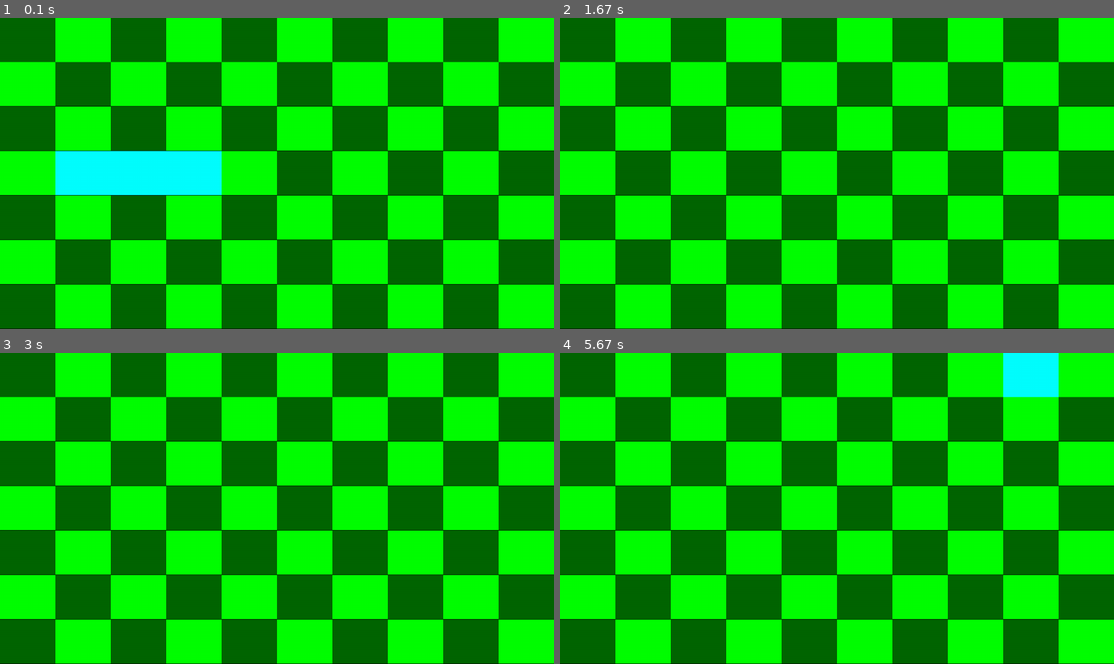
Above: before the commit, frames 1-4 (two rows, left to right).
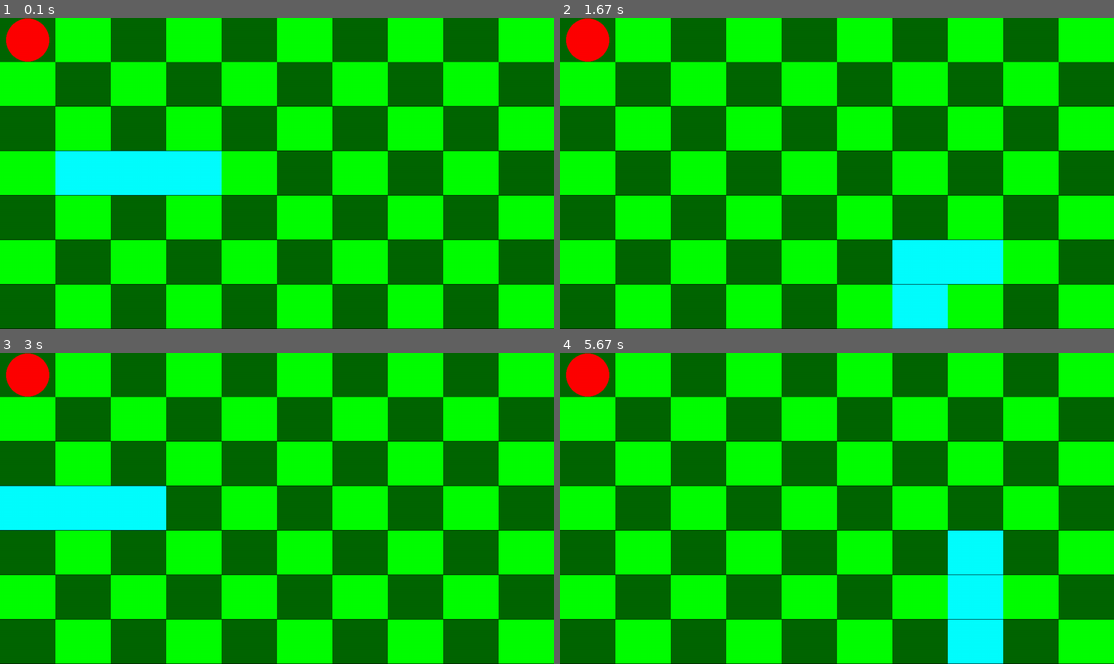
Above: after the commit, the same moments.

Repository: aphTu/Snake-Pygame
Game: pygame game, started from main.py
Two runs of this game, one before a commit and one after it. Both use one fixed random seed, a clock stepped at 60 frames per second and the inputs below.
Inputs:
- Up to frame 1 (0.1 s): no input
- Up to frame 2 (1.67 s): tap W at 0.33, 1.17 s; hold S 0.67-1.13 s; hold Right 0.67-1.13 s; hold Right from 1.5 s (still down)
- Up to frame 3 (3 s): release Right at 1.97 s; hold Up 2-2.3 s; hold Right 2.33-2.8 s
- Up to frame 4 (5.67 s): hold Down 3.4-3.7 s; hold Left 3.73-4.13 s; hold Up 4.17-4.53 s; hold Right 4.57-5.2 s; hold Down 5.23-5.6 s; hold Left from 5.63 s (still down)

The runs differ from the first frame. In frame 1, 0.9% of the frame differs, in the area x 1-9%, y 0-15%; in frame 2, 5.2%; in frame 3, 5.2%; in frame 4, 6.6%, in the area x 1-90%, y 0-100%.

Commit message:
Added apply.py
To implement spawning the apple randomly and updating the snake
length

Diff:
--- /dev/null
+++ b/apple.py
@@ -0,0 +1,28 @@
+import pygame
+class Apple():
+  def __init__(self, position_x, position_y):
+    self.position_x = position_x
+    self.position_y = position_y
+    self.color = (255, 0, 0)
+    self.eaten = False
+
+  def updatePositionX(self, position):
+    self.position_x = position
+
+  def updatePoitionY(self, position):
+    self.position_y = position
+
+  def getPositionX(self):
+    return self.position_x
+
+  def getPositionY(self):
+    return self.position_y
+
+  def drawApple(self, screen):
+    pygame.draw.circle(screen, self.color, (self.position_x, self.position_y), 50)
+
+
+  def updateEaten(self):
+    if self.eaten:
+      self.eaten = False
+    self.eaten = True
--- a/board.py
+++ b/board.py
@@ -28,7 +28,7 @@
         else:
           color = (0,102,0)
         # print(screenLength/self.length)
-        # print(f"Drawing at {screenLength/self.length * i, screenWidth/self.width * j}")
+        # print(f"Drawing at {self.screenLength/self.length * i, self.screenWidth/self.width * j}")
         pygame.draw.rect(screen,color,pygame.Rect(self.screenLength/self.length * i, self.screenWidth/self.width * j, self.screenLength/self.length, self.screenWidth/self.width))
 
   def getWidth(self):
--- a/main.py
+++ b/main.py
@@ -3,7 +3,7 @@
 from snake import Snake
 from board import Board
 from queue import Queue
-import time
+from apple import Apple
 pygame.init()
 screen = pygame.display.set_mode((0,0), pygame.FULLSCREEN)
 # window = Window.from_display_module()
@@ -20,14 +20,15 @@
 allow_input = True
 input_queue = Queue()
 time_elapsed = 0
-
+apple = Apple(0 + snake_size[0]/2,0+ snake_size[1]/2)
 while run:
   dt = clock.tick(60)/1000
   screen.fill((0,0,0))
   board.initBoard(screen)
+  apple.drawApple(screen)
   snake.drawSnake(screen)
+
   key = pygame.key.get_pressed()
-
   for event in pygame.event.get():
     if(event.type == pygame.QUIT):
       run = False
@@ -35,19 +36,21 @@
       snake.updateDirection(event.key)
   if key[pygame.K_ESCAPE]:
     run = False
+  if(snake.hitBody()): run = False
+  snake.hitApple(apple)
   if not board.insidePlayableArea(snake.getPositionHead()):
     snake.outOfBound(board.getBoundary())
   if snake.timeDelay - time_elapsed <= 0:
     time_elapsed = 0
     match(snake.direction):
       case 'l':
-        snake.updatePositionHead((-snake_size[0], 0))
+        snake.updatePositionHead((-snake_size[0], 0), False)
       case 'r':
-        snake.updatePositionHead((snake_size[0], 0))
+        snake.updatePositionHead((snake_size[0], 0), False)
       case 'u':
-        snake.updatePositionHead((0, -snake_size[1]))
+        snake.updatePositionHead((0, -snake_size[1]), False)
       case 'd':
-        snake.updatePositionHead((0, snake_size[1]))
+        snake.updatePositionHead((0, snake_size[1]), False)
       case _:
         pass
   time_elapsed+=dt
--- a/snake.py
+++ b/snake.py
@@ -1,10 +1,10 @@
 import pygame
+from apple import Apple
 class Snake:
   def __init__(self, color, snake_size):
     self.color = color
     self.snake_size = snake_size
     self.position = [(snake_size[0] * 1, snake_size[1] * 3),(snake_size[0] * 2, snake_size[1] * 3),(snake_size[0] * 3, snake_size[1] * 3)]
-    # self.appearance = appearance
     self.length = 3
     self.direction = None
     self.timeDelay = 167/1000
@@ -23,6 +23,9 @@
       pass
       #direction should stay same if it not perpendicular
   def updateLength(self):
+    if self.direction == 'u':
+      tail = self.getPosition()[0]
+      self.position.insert(0, )
     self.length+=1
 
   def getPosition(self):
@@ -63,15 +66,22 @@
     for coord in self.position:
       x, y = coord[0], coord[1]
       rect = pygame.Rect( x, y, self.snake_size[0], self.snake_size[1])
+      print(f"width : {rect.width}")
+      print(f"height: {rect.height}")
       pygame.draw.rect(screen, self.color, rect)
 
-  def updatePositionHead(self, Coord):
+  def updatePositionHead(self, Coord, outOfBound):
     if not isinstance(Coord, tuple):
       raise Exception("Please input a tuple")
     # print(self.getPositionHead())
-    current_head_x = self.position[self.length-1][0] + Coord[0]
-    current_head_y = self.position[self.length-1][1] + Coord[1]
-    # print()
+    current_head_x = None
+    current_head_y = None
+    if not outOfBound:
+      current_head_x = self.position[self.length-1][0] + Coord[0]
+      current_head_y = self.position[self.length-1][1] + Coord[1]
+    else:
+      current_head_x = Coord[0]
+      current_head_y = Coord[1]
     self.position.append((current_head_x, current_head_y))
     self.position.pop(0)
 
@@ -85,11 +95,34 @@
     rightMost = boundaryList[1][0]
     botMost = boundaryList[1][1]
     if head[0] < leftMost:
-      self.updatePositionHead((rightMost,0))
+      self.updatePositionHead((rightMost,head[1]), True)
     elif head[0] > rightMost:
       print(self.getPositionHead())
-      self.updatePositionHead((-rightMost, 0))
+      self.updatePositionHead((leftMost, head[1]), True)
     elif head[1] < topMost:
-      self.updatePositionHead((0, topMost))
+      self.updatePositionHead((head[0], botMost), True)
     else:
-      self.updatePositionHead((0, -topMost))
+      self.updatePositionHead((head[0], topMost), True)
+
+  def hitBody(self):
+    copy = self.position[:-1]
+    if self.getPositionHead() in copy:
+      return True
+    return False
+
+  def hitApple(self, apple):
+    if not isinstance(apple, Apple):
+      raise Exception("Argument has to be an Apple object")
+
+    app_pos = (apple.position_x, apple.position_y)
+
+    # print(app_pos)
+    # print(self.getPositionHead())
+    left = self.getPositionHead()[0]
+    top = self.getPositionHead()[1]
+    right = left + self.snake_size[0]
+    bottom = top + self.snake_size[1]
+    # print(f"left: {left}, right: {right}, top: {top}, bottom: {bottom}")
+    if app_pos[0] > left and app_pos[0] < right and app_pos[1] > top and app_pos[1] < bottom :
+      self.updateLength()
+      apple.updateEaten()
